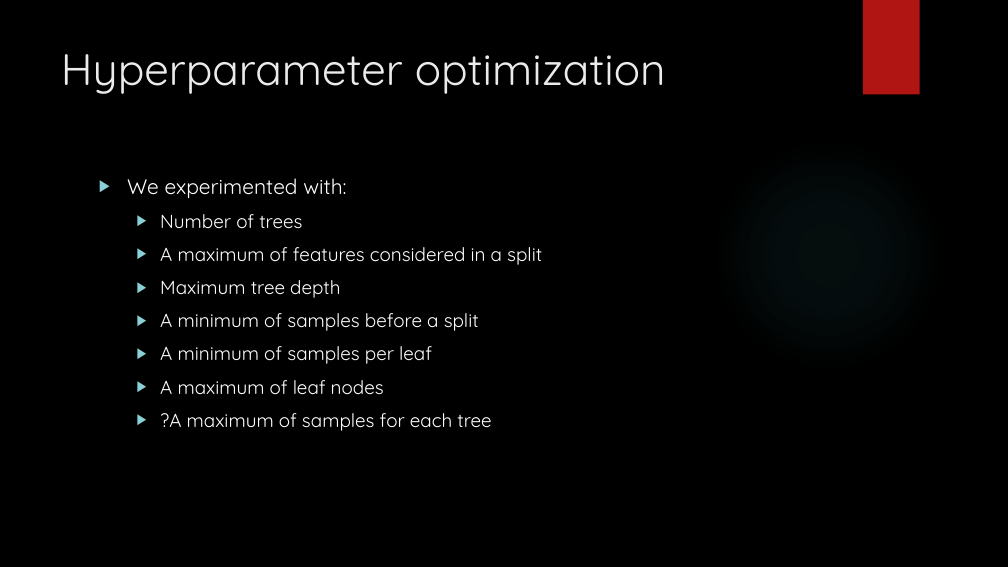
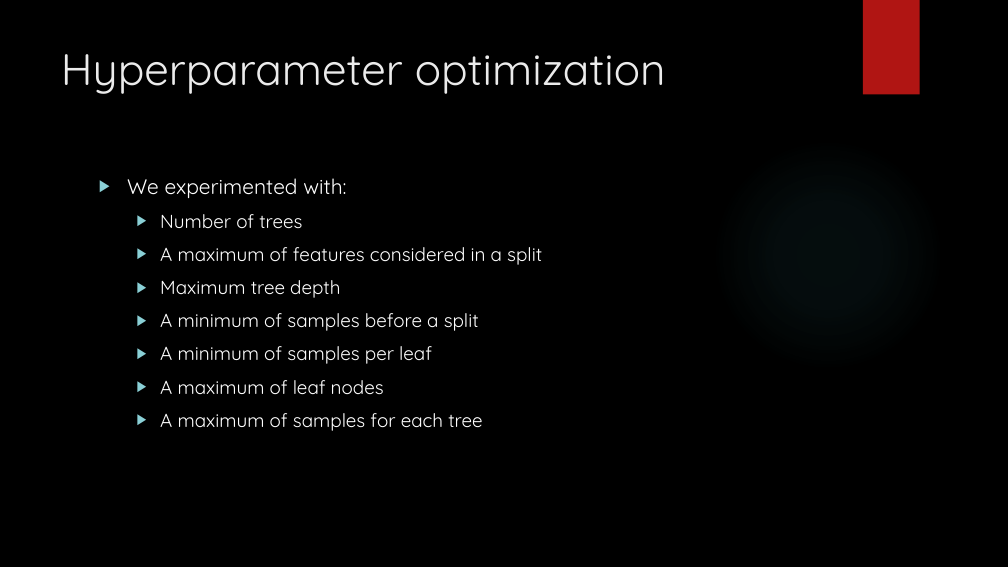
Before and after one commit to amanfc7/Machine-Learaning, a slide deck: slide 6 of ex2/Exercise_2_ppt.pptx. Drawn at 1008x567 pixels with LibreOffice and Linux fonts; fonts in the diff are those of the drawing; background and template pictures are left out. Boxes give left, top, right and bottom in pixels: in the first picture for what was removed or moved away, otherwise in the second. Text is boxed around its words. In the diff, an @@ line names an element or a change of style, - is before the commit and + after.

Commit message:
presentation

```diff
--- a/ex2/Exercise_2_ppt.pptx
+++ b/ex2/Exercise_2_ppt.pptx
@@ text at box(160, 413, 482, 431): text changed @@
-  ▶ ?A maximum of samples for each tree
+  ▶ A maximum of samples for each tree
```
Also in this commit, not shown: 1 other slide changed, 1 other file.
